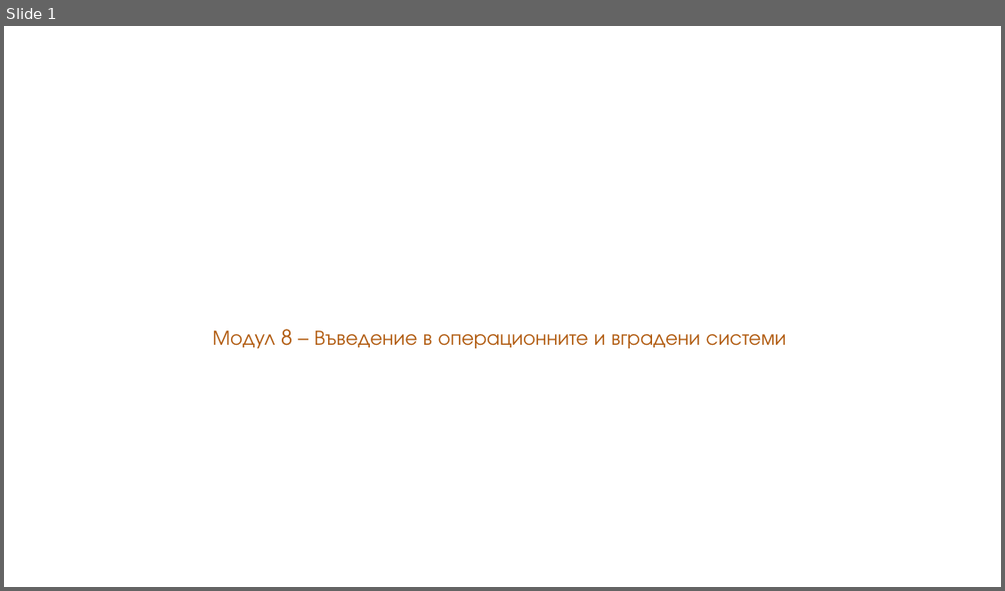
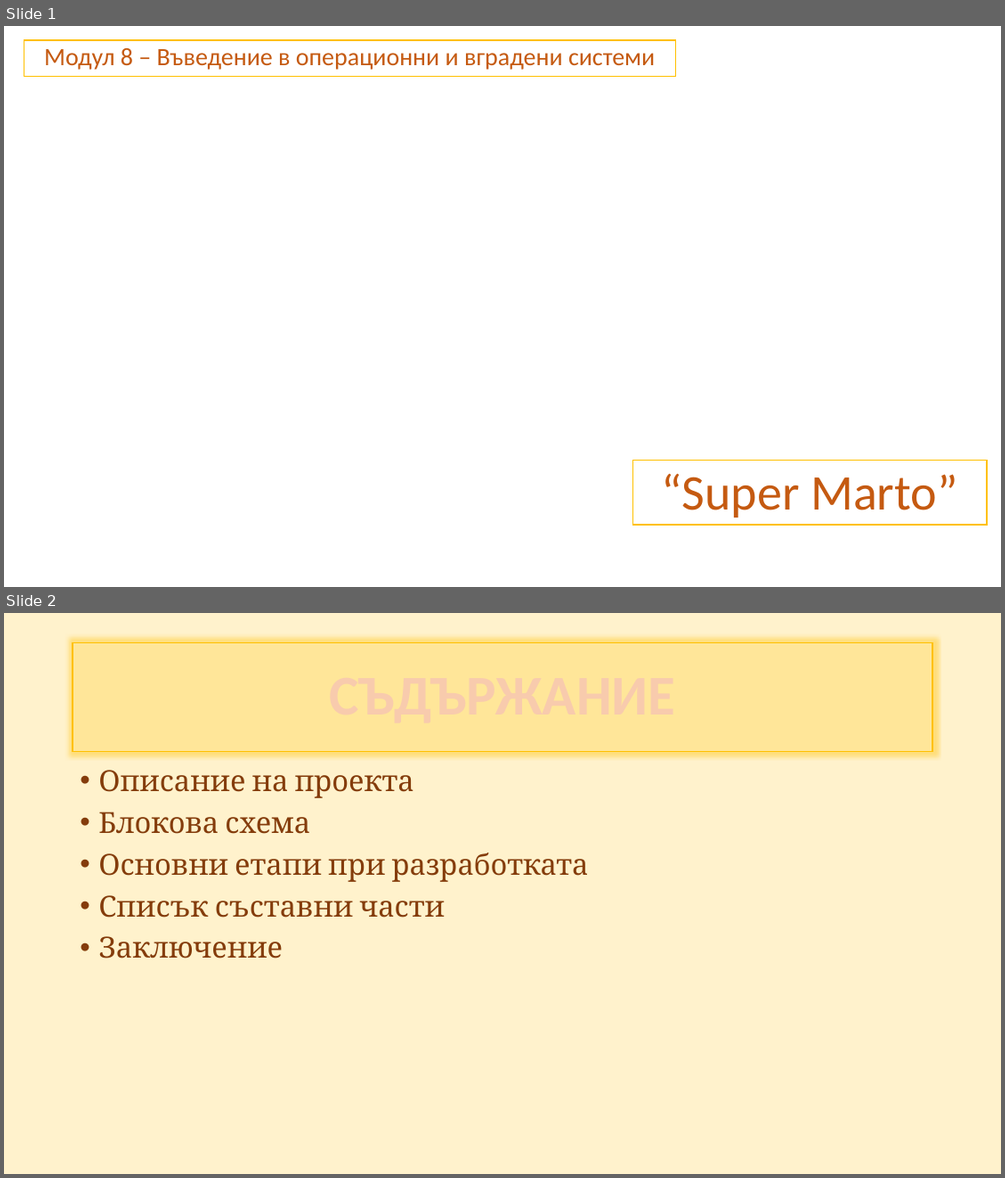
Before and after one commit to HristiyanIliev06/Super_Marto, a slide deck: Презентация - 8.pptx. Shown one above the other, each under a label of ours: slide 1 before the commit, slides 1 and 2 after it. The pictures are 1005x591 and 1005x1178 pixels, drawn with LibreOffice and Linux fonts; fonts in the diff are those of the drawing; background and template pictures are left out. Boxes give left, top, right and bottom in pixels: in the first picture for what was removed or moved away, otherwise in the second. Text is boxed around its words. In the diff, an @@ line names an element or a change of style, - is before the commit and + after.

```diff
--- a/Презентация - 8.pptx
+++ b/Презентация - 8.pptx
@@ slide 2 added at [4,613,1001,1174], background #FFF2CC @@
@@ title added at [73,643,933,751], fill #FFE699, outline #FFC000 1 pt @@
@@ text added at [98,770,589,958], 28 pt, text #843C0B @@
+• Описание на проекта
+• Блокова схема
+• Основни етапи при разработката
+• Списък съставни части
+• Заключение
@@ slide 1 changed as well @@
@@ subtitle "Модул 8 – Въведение в ...": place and size @@
-subtitle "Модул 8 – Въведение в ..." at [212,329,786,348]
+subtitle "Модул 8 – Въведение в ..." at [24,40,676,77]
@@ subtitle "Модул 8 – Въведение в ..." at [24,40,676,77]: fill none to #FFFFFF; outline none to #FFC000 1 pt @@
@@ subtitle at [44,48,655,70]: text changed; size 20 to 24 pt; font TeX Gyre Adventor to Calibri; text colour #B0590E to #C55A11 @@
-Модул 8 – Въведение в операционните и вградени системи
+Модул 8 – Въведение в операционни и вградени системи
@@ title added at [633,459,987,524], fill #FFFFFF, outline #FFC000 1 pt, 48 pt, text #C55A11 @@
+“Super Marto”
```
Also in this commit, not shown: 10 other slides added, 1 other file.
